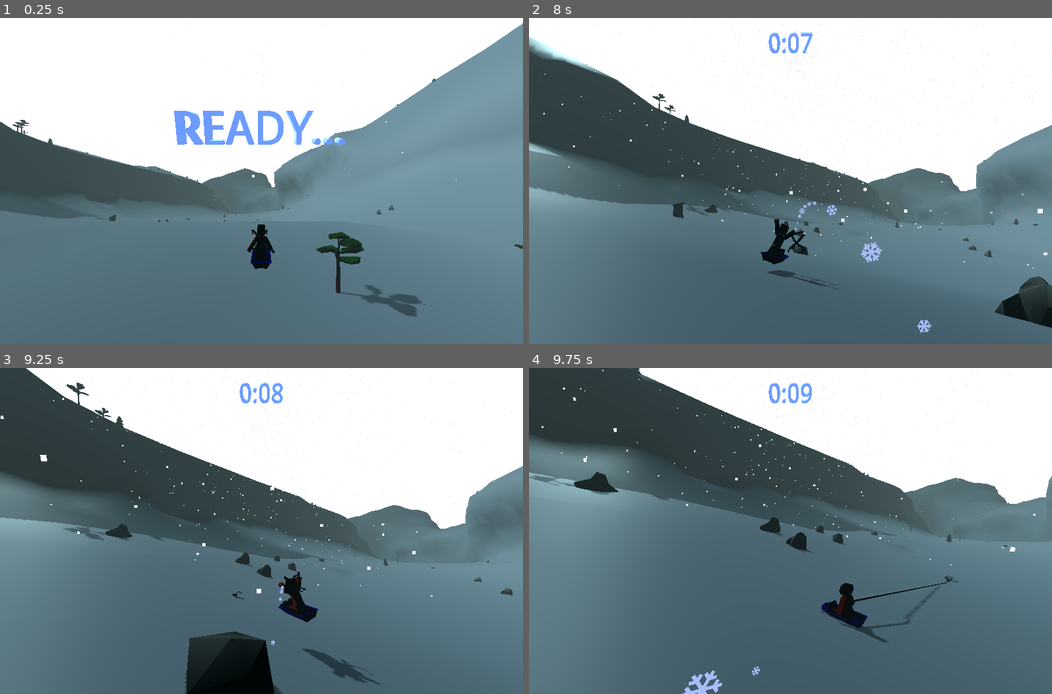
Above: before the commit, frames 1-4 (two rows, left to right).
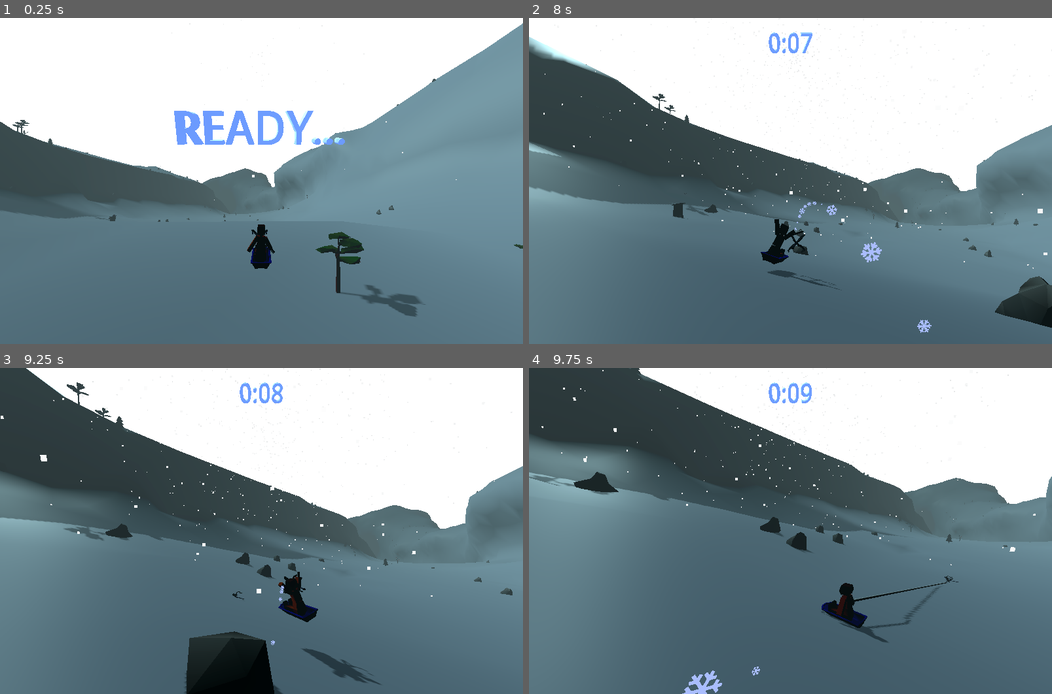
Above: after the commit, the same moments.

Repository: tokkoro/ggj24-sled
Game: Godot game, scene res://tomi_testaa/level_loader_scene.tscn
Same seed, same stepped clock (60 frames per second), same inputs: the game is played once before the commit and once after it.
Inputs (mouse positions are in pixels of both pictures, inside the frame that each line leads up to):
- Up to frame 1 (0.25 s): no input
- Up to frame 2 (8 s): tap Enter at 0.5 s; move the mouse to (905, 164) at 0.52 s; hold Right (turn_right) 0.53-1.28 s; tap Down (break) at 0.6, 5.85 s; click (905, 164) at 0.67 s; tap Space (jump) at 0.77, 1.52, 3.02, 3.77, 4.52, 6.02, 6.77, 7.52 s; move the mouse to (685, 197) at 1.27 s; hold Left (turn_left) 1.28-2.03 s; tap Ctrl at 1.35 s; move the mouse to (842, 109) at 2.02 s; hold Right (turn_right) 2.03-2.78 s; tap 1 at 2.1, 7.35 s; move the mouse to (764, 246) at 2.77 s; hold Up (accelerate) 2.78-3.53 s; tap 2 at 2.85 s; click (764, 246) at 2.92 s; move the mouse to (947, 229) at 3.52 s; hold Left (turn_left) 3.53-5.78 s; tap 3 at 3.6 s; move the mouse to (633, 132) at 4.27 s; tap 4 at 4.35 s; move the mouse to (816, 181) at 5.02 s; tap 5 at 5.1 s; click (816, 181) at 5.17 s; move the mouse to (712, 99) at 5.77 s; hold Right (turn_right) 5.78-6.53 s; move the mouse to (905, 164) at 6.52 s; hold Up (accelerate) 6.53-7.28 s; hold Ctrl 6.53-7.28 s; move the mouse to (685, 197) at 7.27 s; hold Right (turn_right) from 7.28 s (still down); click (685, 197) at 7.42 s
- Up to frame 3 (9.25 s): move the mouse to (313, 459) at 8.02 s; release Right (turn_right) at 8.03 s; hold Left (turn_left) from 8.03 s (still down); tap 2 at 8.1 s; move the mouse to (235, 596) at 8.77 s; tap 3 at 8.85 s; tap Space (jump) at 9.02 s
- Up to frame 4 (9.75 s): move the mouse to (947, 579) at 9.52 s; release Left (turn_left) at 9.53 s; hold Up (accelerate) from 9.53 s (still down); tap 4 at 9.6 s; click (947, 579) at 9.67 s

The runs differ from the first frame. In frame 1, less than 0.1% of the frame differs, in the area x 48-49%, y 74-75%; in frame 2, less than 0.1%, in the area x 47-97%, y 74-89%; in frame 3, less than 0.1%; in frame 4, less than 0.1%.

Commit message:
less exports fix offset and lerp

Diff:
--- a/godot_project/tomi_testaa/InterpolatedCameraBetter.gd
+++ b/godot_project/tomi_testaa/InterpolatedCameraBetter.gd
@@ -1,8 +1,8 @@
 extends Camera3D
 class_name FollowerCamera
 
-@export var lerp_speed := 3.0
-@export var offset := Vector3.ZERO
+var lerp_speed = 4.0
+var offset = Vector3(0,2,8)
 @export var target : Node
 var look_distance := 3.0
 
--- a/godot_project/tomi_testaa/hill_area.tscn
+++ b/godot_project/tomi_testaa/hill_area.tscn
@@ -415,8 +415,6 @@
 transform = Transform3D(1, 0, 0, 0, 1, 0, 0, 0, 1, 0, 30.7735, -60.0348)
 current = true
 script = ExtResource("12_u5t8h")
-lerp_speed = 4.0
-offset = Vector3(0, 2, 8)
 target = NodePath("../Sled/SledModel")
 
 [node name="CountDownLabels" type="Node3D" parent="Camera3D"]
